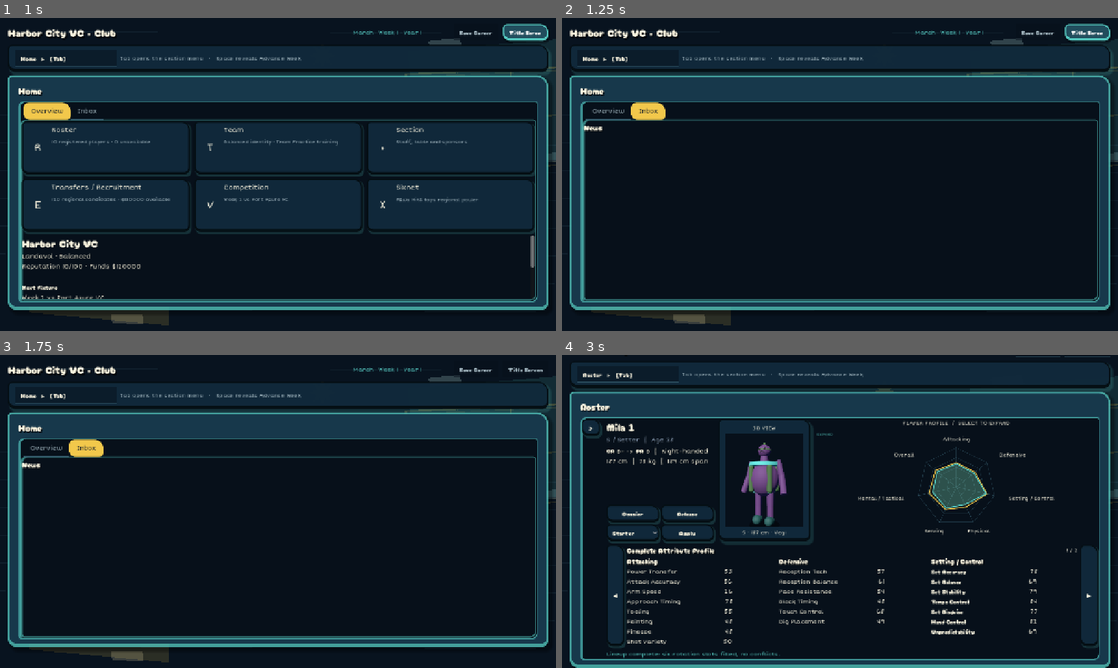
Above: before the commit, frames 1-4 (two rows, left to right).
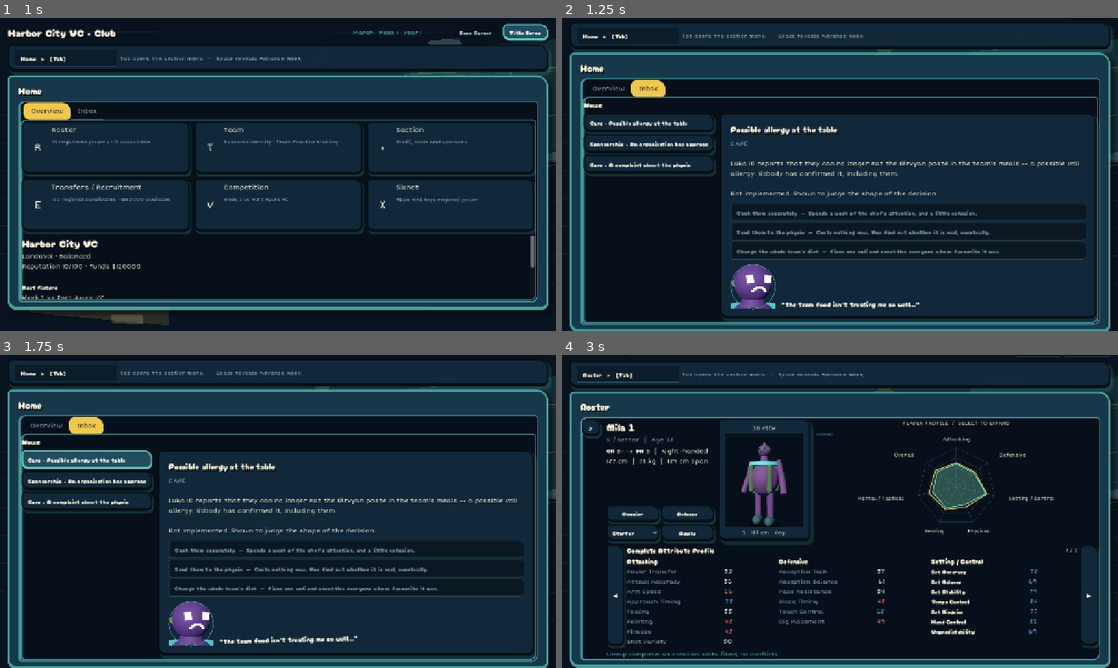
Above: after the commit, the same moments.

Repository: iracarranza/volley-world-manager
Game: Godot game, scene res://tools/preview/dashboard_preview.tscn
The game is run twice, just before and just after one commit, with the same random seed, the same clock (stepped at 60 frames per second) and the same inputs. This scene is started directly instead of the project's main scene.
Inputs (mouse positions are in pixels of both pictures, inside the frame that each line leads up to):
- Up to frame 1 (1 s): click "Title Screen" at 0.5 s
- Up to frame 2 (1.25 s): no input
- Up to frame 3 (1.75 s): click (88, 458) at 1.25 s, where only the run after the commit has a clickable "Care · Possible allergy at th…"
- Up to frame 4 (3 s): click "Home ▸ [Tab]" at 2 s; click (667, 486) at 2.75 s

Frame 1 is identical in both runs. In frame 2, 60% of the frame differs, in the area x 1-100%, y 1-100%; in frame 3, 60%; in frame 4, 0.8%.

Commit message:
Move the style guard above the strip, and draft inbox events with portraits
The attribute colours genuinely had not changed, and the reason was that I
put the exempt guard in the wrong place. `_clear_legacy_presentation_
overrides` ran *before* the `has_meta` check, so an exempt label still had
every colour wiped and merely avoided being repainted teal -- which meant
whether the grade colours survived came down to whether the roster
happened to refill after the styling pass. Not a thing to leave to
ordering. The guard now sits above the strip.

Verified by counting pixels rather than by looking: the value gutters now
carry 1200 C-white, 174 B-blue and 74 D-red. My eyes have been wrong about
this band twice, so they no longer get a vote.

New: inbox events. Cards in the Inbox tab open into a reader in the main
panel -- the manager's report at the top with the options and their real
costs, and at the bottom bound the voli's own words beside a circular
headshot of their actual model.

The two texts are deliberately different, and that is the whole point of
the card. The report names the mechanic ("a possible voli allergy"); the
utterance is vaguer, shorter and about how they feel ("the team food isn't
treating me so well..."). A voli does not know they have an allergy, they
know they feel bad after dinner. Writing one text and using it twice would
collapse the unreliable-self-report design and make every voli sound like
a dossier. The utterance is set in the display face and tilted off true so
it does not arrive in the same voice as the club's paperwork.

The portrait is the roster model framed on the head, and it is the first
place in the game an expression is *driven* by something rather than
assigned at random -- the card carries "worried" and the face wears it.
Events can also request a body: the allergy card asks for an Aubergine,
searched rather than asserted, because an event that only works when the
right voli happens to exist is an event that mostly does not appear.

Round without a mask: the viewport is painted the card's own colour, read
back from the panel behind it rather than guessed from a palette token,
and a ring is drawn over the top. Guessing produced a square a shade
darker than the card, which is exactly the artefact the trick exists to
avoid. The ring itself needed the same style exemption as the attribute
band -- the pass treats every override as legacy presentation, and here
the override *is* the widget.

Suite: 796 checks, the standing attack-symmetry ratchet the only failure.

Co-Authored-By: Claude Opus 5 <noreply@anthropic.com>
Claude-Session: https://claude.ai/code/session_0197KZ6RDwTpMdR7xHdkkPxn

Diff:
--- a/scenes/screens/career_dashboard.gd
+++ b/scenes/screens/career_dashboard.gd
@@ -118,6 +118,8 @@
 ## swap rather than a weight -- which is heavier than a bold body face and
 ## reads at the 13px this band runs at.
 const KEY_ATTRIBUTE_FONT := preload("res://Cherry_Bomb_One/CherryBombOne-Regular.ttf")
+const BodyTypeModelsScript := preload("res://scripts/data/body_type_models.gd")
+const InboxEventsScript := preload("res://scripts/data/inbox_events.gd")
 const RosterActorScene := preload("res://scenes/components/player_actor_3d.tscn")
 const FaceExpressionsScript := preload("res://scripts/data/face_expressions.gd")
 ## Radians of turn per pixel dragged. Slow enough that a small nudge is a small
@@ -210,6 +212,7 @@
 	advance_catcher.gui_input.connect(_advance_catcher_input)
 	advance_reveal.visible = false
 	_build_roster_viewport()
+	_build_inbox()
 	_apply_floating_panel_styles()
 	_build_attribute_columns()
 	attribute_prev_button.pressed.connect(_step_attribute_page.bind(-1))
@@ -737,6 +740,276 @@
 		else "%s tops regional power" % _sixnet_top_region()
 	)
 	_refresh_news()
+	_refresh_inbox()
+
+
+## The inbox, as cards that open into a reader.
+##
+## Built in code beside the news feed rather than authored in the scene, because
+## the list is data-length and the reader is one panel reused for every event.
+##
+## The reader stacks two registers on purpose: the manager's report above, the
+## voli's own words below beside their face. See `inbox_events.gd` -- those two
+## texts are deliberately different, and putting them in one panel is what makes
+## that difference visible rather than merely true.
+var inbox_reader: PanelContainer = null
+var inbox_report: RichTextLabel = null
+var inbox_subject: Label = null
+var inbox_utterance: Label = null
+var inbox_options: VBoxContainer = null
+var inbox_portrait_viewport: SubViewport = null
+var inbox_portrait_actor: Node3D = null
+var inbox_selected: int = 0
+
+
+func _build_inbox() -> void:
+	var column := news_panel.get_parent() as BoxContainer
+	if column == null:
+		return
+	var split := HBoxContainer.new()
+	split.name = "InboxSplit"
+	split.add_theme_constant_override("separation", 14)
+	split.size_flags_vertical = Control.SIZE_EXPAND_FILL
+	column.add_child(split)
+	column.move_child(split, news_panel.get_index())
+
+	## Events are a queue you work through; results are a feed you scan. They sit
+	## in the same tab and are deliberately not the same object.
+	var list_column := VBoxContainer.new()
+	list_column.name = "InboxList"
+	list_column.custom_minimum_size = Vector2(300.0, 0.0)
+	list_column.add_theme_constant_override("separation", 4)
+	split.add_child(list_column)
+
+	var events: Array = InboxEventsScript.events()
+	for index in range(events.size()):
+		var event: Dictionary = events[index]
+		var card := Button.new()
+		card.name = "InboxCard%d" % index
+		card.alignment = HORIZONTAL_ALIGNMENT_LEFT
+		card.custom_minimum_size = Vector2(0.0, 44.0)
+		card.text = "%s · %s" % [str(event.category), str(event.subject)]
+		card.clip_text = true
+		card.pressed.connect(_open_inbox_event.bind(index))
+		list_column.add_child(card)
+	var spacer := Control.new()
+	spacer.size_flags_vertical = Control.SIZE_EXPAND_FILL
+	list_column.add_child(spacer)
+
+	inbox_reader = PanelContainer.new()
+	inbox_reader.name = "InboxReader"
+	inbox_reader.size_flags_horizontal = Control.SIZE_EXPAND_FILL
+	split.add_child(inbox_reader)
+	var pad := MarginContainer.new()
+	for side in ["left", "right", "top", "bottom"]:
+		pad.add_theme_constant_override("margin_%s" % side, 16)
+	inbox_reader.add_child(pad)
+	var body := VBoxContainer.new()
+	body.add_theme_constant_override("separation", 10)
+	pad.add_child(body)
+
+	inbox_subject = Label.new()
+	inbox_subject.name = "InboxSubjectTitle"
+	inbox_subject.add_theme_font_size_override("font_size", 19)
+	body.add_child(inbox_subject)
+
+	inbox_report = RichTextLabel.new()
+	inbox_report.bbcode_enabled = true
+	inbox_report.fit_content = true
+	inbox_report.size_flags_vertical = Control.SIZE_EXPAND_FILL
+	body.add_child(inbox_report)
+
+	inbox_options = VBoxContainer.new()
+	inbox_options.name = "InboxOptions"
+	inbox_options.add_theme_constant_override("separation", 4)
+	body.add_child(inbox_options)
+
+	## The voli's own line sits at the bottom bound beside their face, and is the
+	## last thing read rather than the first. The report is the decision; the
+	## utterance is who is asking for it.
+	var speech := HBoxContainer.new()
+	speech.name = "InboxSpeech"
+	speech.add_theme_constant_override("separation", 12)
+	body.add_child(speech)
+
+	## A frame, then the viewport, then the ring on top. The ring cannot be a
+	## child of the SubViewportContainer -- that container blits its viewport over
+	## its own rect and the outline never appeared -- so the two are siblings
+	## inside a plain Control instead.
+	var frame := Control.new()
+	frame.name = "InboxPortraitFrame"
+	frame.custom_minimum_size = Vector2(104.0, 104.0)
+	frame.size_flags_vertical = Control.SIZE_SHRINK_END
+	speech.add_child(frame)
+	var portrait := SubViewportContainer.new()
+	portrait.name = "InboxPortrait"
+	portrait.stretch = true
+	portrait.set_anchors_preset(Control.PRESET_FULL_RECT)
+	frame.add_child(portrait)
+	inbox_portrait_viewport = SubViewport.new()
+	inbox_portrait_viewport.own_world_3d = true
+	inbox_portrait_viewport.render_target_update_mode = SubViewport.UPDATE_ALWAYS
+	inbox_portrait_viewport.msaa_3d = Viewport.MSAA_4X
+	portrait.add_child(inbox_portrait_viewport)
+	## Round, without a mask. The viewport's background is painted the same
+	## colour as the card behind it and a ring is drawn over the top, so the
+	## square corners are simply the card and the eye reads a circle. A true
+	## circular mask would be a shader and a second render target for one 104px
+	## widget.
+	var ring := Panel.new()
+	ring.name = "InboxPortraitRing"
+	ring.set_anchors_preset(Control.PRESET_FULL_RECT)
+	ring.mouse_filter = Control.MOUSE_FILTER_IGNORE
+	## Exempt, or `UIStyle` strips the stylebox that *is* the ring. Same trap as
+	## the roster's grade colours: the pass treats every override as legacy
+	## presentation, and this one is the widget.
+	ring.set_meta("ui_style_exempt", true)
+	frame.add_child(ring)
+
+	var world := WorldEnvironment.new()
+	var env := Environment.new()
+	env.background_mode = Environment.BG_COLOR
+	env.ambient_light_source = Environment.AMBIENT_SOURCE_COLOR
+	env.ambient_light_energy = 1.05
+	world.environment = env
+	inbox_portrait_viewport.add_child(world)
+	var light := DirectionalLight3D.new()
+	light.rotation_degrees = Vector3(-24.0, 162.0, 0.0)
+	light.light_energy = 1.5
+	inbox_portrait_viewport.add_child(light)
+	var camera := Camera3D.new()
+	camera.name = "PortraitCamera"
+	camera.rotation_degrees = Vector3(-3.0, 180.0, 0.0)
+	camera.fov = 24.0
+	inbox_portrait_viewport.add_child(camera)
+	inbox_portrait_actor = RosterActorScene.instantiate()
+	inbox_portrait_viewport.add_child(inbox_portrait_actor)
+
+	inbox_utterance = Label.new()
+	inbox_utterance.name = "InboxUtterance"
+	inbox_utterance.size_flags_horizontal = Control.SIZE_EXPAND_FILL
+	inbox_utterance.size_flags_vertical = Control.SIZE_SHRINK_END
+	inbox_utterance.autowrap_mode = TextServer.AUTOWRAP_WORD_SMART
+	## A voli's own words should not arrive in the same voice as the club's
+	## paperwork, and the cheapest way to say so is to set them in the one face
+	## this game reserves for things that are not data, tilted slightly off true.
+	inbox_utterance.add_theme_font_override("font", KEY_ATTRIBUTE_FONT)
+	inbox_utterance.add_theme_font_size_override("font_size", 16)
+	inbox_utterance.set_meta("ui_style_exempt", true)
+	speech.add_child(inbox_utterance)
+
+
+func _open_inbox_event(index: int) -> void:
+	inbox_selected = index
+	_refresh_inbox()
+
+
+func _refresh_inbox() -> void:
+	if inbox_reader == null:
+		return
+	var events: Array = InboxEventsScript.events()
+	if events.is_empty():
+		return
+	var event: Dictionary = events[clampi(inbox_selected, 0, events.size() - 1)]
+	var light_mode: bool = UIPaletteScript.control_is_light(self)
+	## The roster is `player_ids`, resolved through the manager -- `players` is a
+	## property VolleyballTeam does not have, and the first draft of this reached
+	## for it because that is what it *ought* to be called.
+	var roster: Array = GameManager.team.player_ids
+	var speaker = GameManager.player_by_id(
+		int(roster[int(event.speaker_slot) % roster.size()])
+	) if not roster.is_empty() else null
+	## An event may ask for a particular body. Searched rather than asserted,
+	## because the roster is generated and an event that only works when the
+	## right voli happens to exist is an event that mostly does not appear.
+	var wanted_produce := str(event.get("prefer_produce", ""))
+	if not wanted_produce.is_empty():
+		for player_id in roster:
+			var candidate = GameManager.player_by_id(int(player_id))
+			if candidate == null or candidate.body_type != "Vegi":
+				continue
+			if BodyTypeModelsScript.produce_for(candidate.id) == wanted_produce:
+				speaker = candidate
+				break
+	var speaker_name := str(speaker.display_name) if speaker != null else "A voli"
+
+	inbox_subject.text = str(event.subject)
+	inbox_report.text = "[color=#8fa1b6]%s[/color]\n\n%s\n\n[i]%s[/i]" % [
+		str(event.category).to_upper(),
+		InboxEventsScript.report_text(event, speaker_name),
+		"Not implemented. Shown to judge the shape of the decision.",
+	]
+	inbox_utterance.text = "“%s”" % str(event.utterance)
+	inbox_utterance.add_theme_color_override(
+		"font_color", UIPaletteScript.color(&"ink", light_mode)
+	)
+	inbox_utterance.rotation_degrees = -1.4
+
+	for child in inbox_options.get_children():
+		child.queue_free()
+	for raw_option in event.get("options", []):
+		var option: Dictionary = raw_option
+		var choice := Button.new()
+		choice.alignment = HORIZONTAL_ALIGNMENT_LEFT
+		choice.disabled = true
+		choice.clip_text = true
+		choice.text = "%s  —  %s" % [str(option.label), str(option.cost)]
+		inbox_options.add_child(choice)
+
+	if speaker != null and inbox_portrait_actor != null:
+		inbox_portrait_actor.configure(
+			speaker.id, true, speaker_name, speaker.dominant_hand,
+			{
+				"height_cm": speaker.height_cm,
+				"wingspan_cm": speaker.wingspan_cm,
+				"stride_length_m": speaker.stride_length_m,
+				"body_type": speaker.body_type,
+			},
+		)
+		## The expression is the *event's*, not the voli's resting face. This is
+		## the first place in the game an expression is driven by anything at all
+		## rather than assigned at random.
+		inbox_portrait_actor.set_expression(str(event.expression), light_mode)
+		inbox_portrait_actor.identity_label.visible = false
+		inbox_portrait_actor.set_highlighted(false)
+		inbox_portrait_actor.set_pose(-1, 0.0, 0.0, Vector2.ZERO, false)
+		inbox_portrait_actor.rotation.y = deg_to_rad(16.0)
+		var head_y: float = inbox_portrait_actor.head.position.y \
+			* inbox_portrait_actor.body_height_scale
+		var camera := inbox_portrait_viewport.get_node("PortraitCamera") as Camera3D
+		## Tight enough that the shoulders fall outside the frame entirely. The
+		## corners of the square are painted the card's colour, so anything that
+		## reaches them -- a collar, a shoulder -- is the one thing that gives the
+		## circle away.
+		camera.position = Vector3(0.0, head_y + 0.015, -0.82)
+
+	if inbox_portrait_viewport != null:
+		var portrait_env := (
+			inbox_portrait_viewport.get_child(0) as WorldEnvironment
+		).environment
+		## Painted the card's *actual* colour, read back from the panel behind it
+		## rather than guessed from a palette token. Guessing produced a square
+		## a shade darker than the card, which is precisely the artefact the
+		## ring-over-matching-background trick exists to avoid -- and the card's
+		## colour comes from a theme variation this file does not choose.
+		var card_box := inbox_reader.get_theme_stylebox("panel") as StyleBoxFlat
+		portrait_env.background_color = card_box.bg_color if card_box != null \
+			else UIPaletteScript.color(&"surface_raised", light_mode)
+		portrait_env.ambient_light_color = UIPaletteScript.color(
+			&"stroke", light_mode
+		)
+		var ring_node := inbox_portrait_viewport.get_parent().get_parent() \
+			.get_node_or_null("InboxPortraitRing") as Panel
+		if ring_node != null:
+			var ring_box := StyleBoxFlat.new()
+			ring_box.bg_color = Color(0.0, 0.0, 0.0, 0.0)
+			ring_box.border_color = UIPaletteScript.color(
+				&"stroke_strong", light_mode
+			)
+			ring_box.set_border_width_all(2)
+			ring_box.set_corner_radius_all(64)
+			ring_node.add_theme_stylebox_override("panel", ring_box)
+
 
 
 ## The panel flavor events will eventually feed. Until they exist it carries
--- /dev/null
+++ b/scripts/data/inbox_events.gd
@@ -0,0 +1,122 @@
+class_name InboxEvents
+extends RefCounted
+
+## What arrives in the inbox, and what a voli says about it.
+##
+## An inbox event has **two voices, and they are not the same text.**
+##
+## The *report* is the manager's view: what happened, what it probably means,
+## and what can be done about it. It names the mechanic and the cost of each
+## option, because that is the decision being asked for.
+##
+## The *utterance* is the voli's view, and it is deliberately vaguer, softer and
+## shorter -- "the team food isn't treating me so well" against "reports a
+## potential allergy to Xérvyan paste". A voli does not know they have an
+## allergy; they know they feel bad after dinner. Keeping the two apart is the
+## whole unreliable-self-report design (`docs/design/CLUB_LIFE.md`) made
+## visible in one card: the complaint is a *signal*, and the report is what your
+## staff made of it.
+##
+## Writing one text and using it twice would collapse that. It would also make
+## every voli sound like a dossier, which is the register this game is furthest
+## from.
+##
+## Nothing here resolves. The options are laid out with their real costs so the
+## shape of the decision can be judged before any of it is built.
+
+## An option a manager can take. `cost` is the sentence that makes it a
+## decision rather than a free choice -- every one of these has to hurt
+## somewhere, or the card is a notification with buttons on it.
+const ALLERGY_OPTIONS: Array = [
+	{
+		"label": "Cook them separately",
+		"cost": "Spends a week of the chef's attention, and a little cohesion.",
+	},
+	{
+		"label": "Send them to the physio",
+		"cost": "Costs nothing now. You find out whether it is real, eventually.",
+	},
+	{
+		"label": "Change the whole team's diet",
+		"cost": "Fixes one voli and unsettles everyone whose favourite it was.",
+	},
+]
+
+## The seeded inbox. Sample data, shown to judge the layout and the two voices.
+##
+## `speaker_slot` indexes the roster rather than naming a voli, because the
+## roster is generated and a hardcoded name would belong to nobody.
+const SAMPLE_EVENTS: Array = [
+	{
+		"id": "allergy_xervyan",
+		"category": "Care",
+		"subject": "Possible allergy at the table",
+		"speaker_slot": 3,
+		## The allergy card wants an Aubergine specifically -- the event is about
+		## a voli's own body, so who is on the card is part of the content rather
+		## than whichever roster slot happened to land here. Falls back to the
+		## slot when nobody on the roster matches.
+		"prefer_produce": "Aubergine",
+		"expression": "worried",
+		## What the voli says. Short, unsure, and about how they feel rather than
+		## about what is happening to them.
+		"utterance": "the team food isn't treating me so well...",
+		## What your staff make of it. This is the text that names the mechanic.
+		"report": "%s reports that they can no longer eat the Xérvyan paste in "
+			+ "the team's meals -- a possible voli allergy. Nobody has confirmed "
+			+ "it, including them.",
+		"options": ALLERGY_OPTIONS,
+	},
+	{
+		"id": "sponsor_offer",
+		"category": "Sponsorship",
+		"subject": "An organisation has approached a voli",
+		"speaker_slot": 1,
+		"expression": "devious",
+		"utterance": "someone wants to put my face on a crate",
+		"report": "Harbour Produce Co. have approached %s directly, not the "
+			+ "club. They will pay while the terms hold: five consecutive "
+			+ "fixtures played, starting or not.",
+		"options": [
+			{
+				"label": "Let them take it",
+				"cost": "Their minutes become a commitment you did not make.",
+			},
+			{
+				"label": "Turn it down for them",
+				"cost": "Free, and they will remember that you did.",
+			},
+		],
+	},
+	{
+		"id": "physio_arms",
+		"category": "Care",
+		"subject": "A complaint about the physio",
+		"speaker_slot": 5,
+		"expression": "cross",
+		"utterance": "our physio stretched my arms out too long",
+		"report": "%s is unhappy after a session. In this world that is not "
+			+ "necessarily a figure of speech -- arm length is a real property "
+			+ "and the silhouette reads from it.",
+		"options": [
+			{
+				"label": "Take it seriously",
+				"cost": "A week of lighter work, and the physio hears about it.",
+			},
+			{
+				"label": "Let it settle",
+				"cost": "Free. It may settle. It may not.",
+			},
+		],
+	},
+]
+
+
+static func events() -> Array:
+	return SAMPLE_EVENTS.duplicate(true)
+
+
+## The report with the voli's name in it. Kept here rather than at the call site
+## so the format string and its one argument never drift apart.
+static func report_text(event: Dictionary, speaker_name: String) -> String:
+	return str(event.get("report", "%s")) % speaker_name
--- a/scripts/systems/ui_style_system.gd
+++ b/scripts/systems/ui_style_system.gd
@@ -40,7 +40,6 @@
 	if not node is Control:
 		return
 	var control := node as Control
-	_clear_legacy_presentation_overrides(control)
 	## Opted out, and the escape hatch is deliberate.
 	##
 	## This pass strips *every* colour override in the tree on the theory that a
@@ -55,8 +54,15 @@
 	## teal, because the labels are named "Value" and this file gives anything
 	## containing "Value" the StatLabel variation. The numbers looked styled and
 	## said nothing.
+	##
+	## The guard has to sit **above the strip**, not between the strip and the
+	## variation. Placed below it, an exempt label still had its colours wiped
+	## and merely avoided being repainted teal -- so whether the grade colours
+	## survived came down to whether the roster happened to refill after the
+	## styling pass ran, which is not a thing to leave to ordering.
 	if control.has_meta("ui_style_exempt"):
 		return
+	_clear_legacy_presentation_overrides(control)
 	if control is Button:
 		_style_button(control as Button)
 	elif control is Label:
Not shown, added: scripts/data/inbox_events.gd.uid
